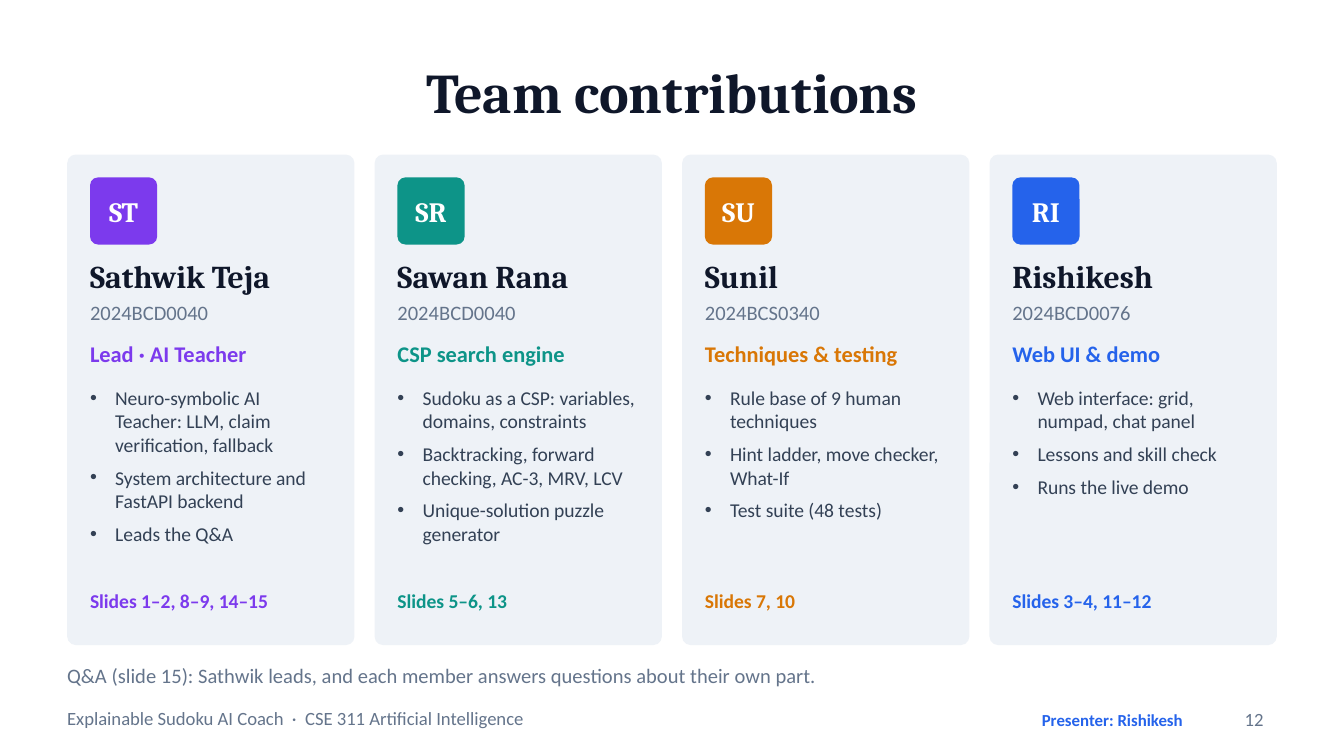
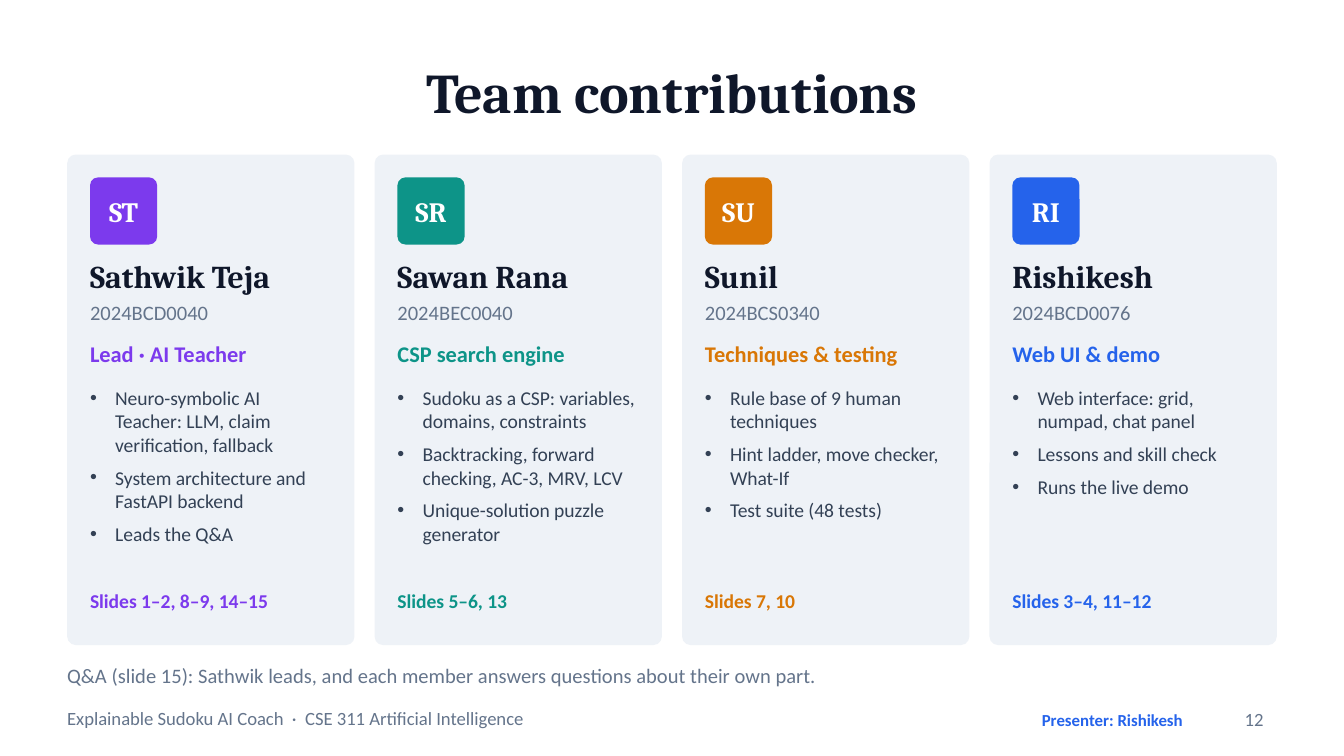
Before and after one commit to tejaes7/Sudoku-Sensei, a slide deck: slide 12 of Sudoku_AI_Coach_Presentation.pptx. Drawn at 1344x756 pixels with LibreOffice and Linux fonts; fonts in the diff are those of the drawing. Boxes give left, top, right and bottom in pixels: in the first picture for what was removed or moved away, otherwise in the second. Text is boxed around its words. In the diff, an @@ line names an element or a change of style, - is before the commit and + after.

```diff
--- a/Sudoku_AI_Coach_Presentation.pptx
+++ b/Sudoku_AI_Coach_Presentation.pptx
@@ text at [397,307,512,320]: text changed @@
-2024BCD0040
+2024BEC0040
```
Also in this commit, not shown: 1 other file.
